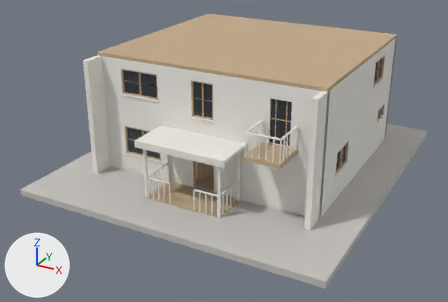
The glTF model assets/models/house.glb: old version first, new version second.
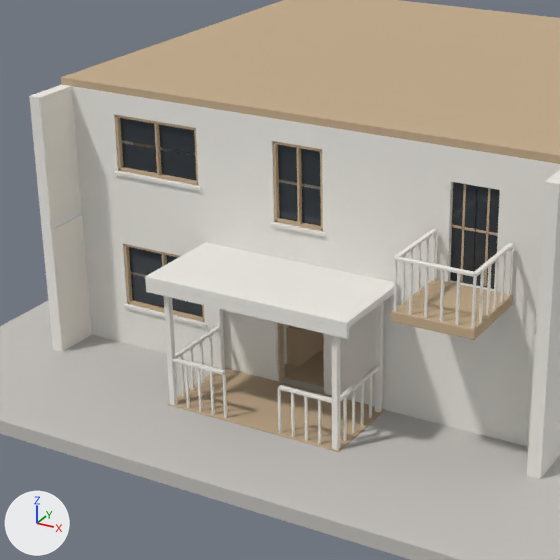
Each version is shown whole from a 50 mm lens placed at (13.1, -26.4, 13.1), pointed at (-0.5, -1.7, 0.7), then close up on the part from 16% to 71% of the width and 6% to 88% of the height. Every picture has the same lights, and +X, +Y and +Z are marked at lower left. The older version's two pictures come first. Vertices at exactly the same position are counted once.

The first close-up shows 'House_Glass', 'House_Gypsum', 'House_Siding', 'House_Tile', 'House_Wood' and 1 more.
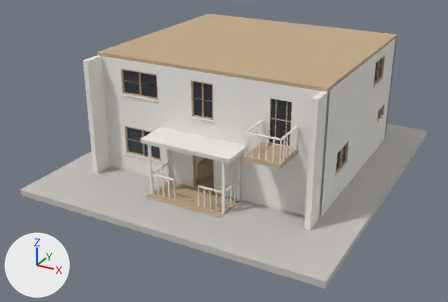
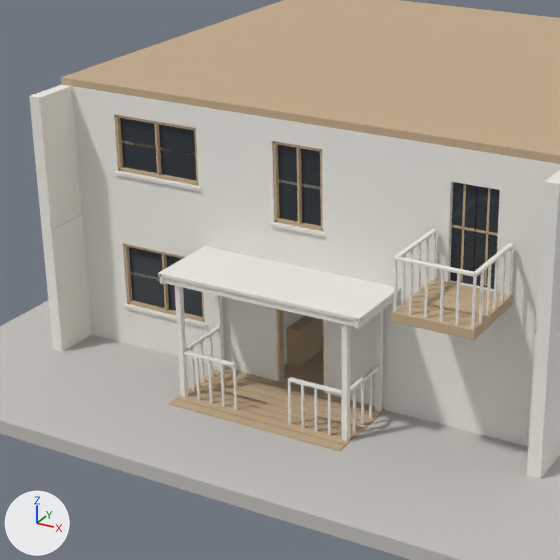
What differs and where, as boxes (x1, y1, x2, y2) in the close-ups (560 x 560 px; the box of a moved part takes in the faces that stretch with it):
part 1 of me_w_front, moved or reshaped (not visible before)
    after: (369, 375, 372, 418)
part 2 of me_w_front, moved or reshaped (not visible before)
    after: (184, 355, 188, 397)
part 3 of me_w_front, deleted
    before: (318, 400, 321, 444)
part 4 of me_w_front, moved or reshaped
    before: (180, 335, 371, 441)
    after: (159, 274, 363, 432)

The change, as a diff of the scene's bpy script:
```diff
--- a/assets/models/house.glb.py
+++ b/assets/models/house.glb.py
@@ me_w_front @@
 # used by ob_house_siding; location = (0.0, 0.0, 0.0)
-me_w_front.from_pydata(...)  # 5067 vertices, 9968 faces; spans x -5.65..5.65, y -6.64..5.65, z 0.0..5.6
+me_w_front.from_pydata(...)  # 5019 vertices, 9880 faces; spans x -5.65..5.65, y -6.3..5.65, z 0.0..5.6
+# me_w_front part 1: the loose piece of 24 vertices spanning x 1.83..1.87, y -6.44..-6.4, z 0.0..0.97 is moved by (0.0, 1.37, 0.0)
+# me_w_front part 2: the loose piece of 24 vertices spanning x -1.87..-1.83, y -6.44..-6.4, z 0.0..0.97 is moved by (0.06, 0.37, 0.0)
+# me_w_front part 3: the loose piece of 24 vertices spanning x 1.47..1.52, y -6.44..-6.4, z 0.0..0.97 is deleted
+# me_w_front part 4: 612 vertices moved from x -2.2..2.2, y -6.64..-4.48, z 0.0..2.77 to x -2.22..2.22, y -6.2..-4.44, z 0.0..2.68; 36 vertices removed from x -2.1..2.1, y -6.34..-5.57, z 0.0..2.63; 36 vertices added at x -2.13..2.13, y -6.2..-4.44, z 0.97..2.66
+# other edits to the shape of me_w_front do not show in these pictures
 me_w_front.materials.append(mat_house_siding)
```
